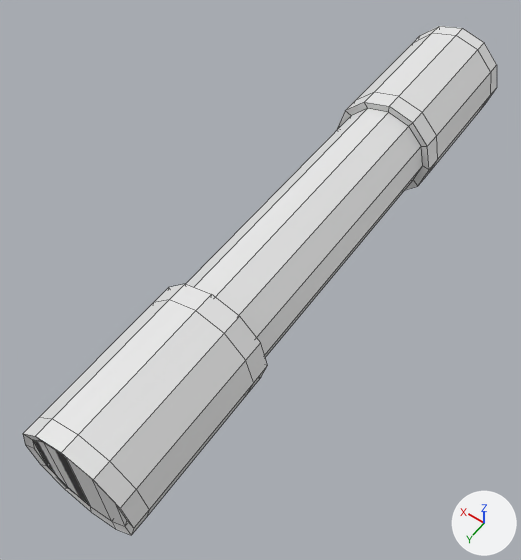
An edit to the FBX model bezpiecznik.fbx, drawn before and after from the same camera.
One viewpoint serves both versions: a 50 mm lens placed at (15.02, 8.51, 10.91), pointed at (20.25, 1.18, -0.61). The axes (+X, +Y, +Z) are drawn at lower right. The lights are the same throughout. Mesh edges are drawn as thin lines. Vertices at the same position are counted once.
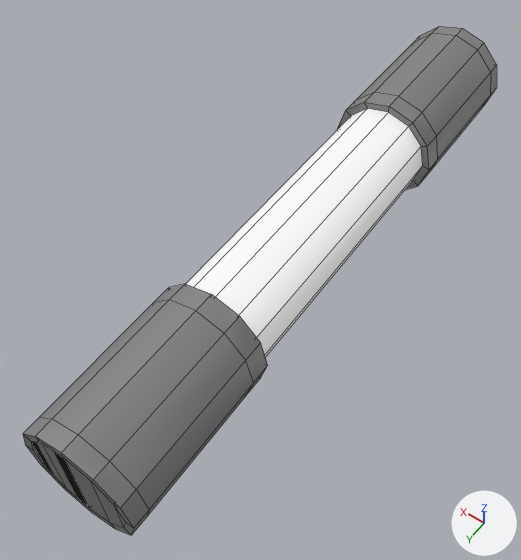
What differs and where, as boxes [x1, y1, x2, y2] in the pictures (521 x 560 px; the box of a moved part takes in the faces that stretch with it):
```json
{"part": 1, "of": "me_cylinder_004", "change": "moved or reshaped", "before": [23, 434, 134, 536], "after": [23, 434, 134, 536]}
{"part": 2, "of": "me_cylinder_004", "change": "recoloured", "before": [23, 26, 497, 534], "after": [23, 26, 497, 534], "on screen": "white to grey"}
```

Scene script edits in JSON lines:
```json
{"op": "add", "block": "mat_metalowe_elementy", "code": ["mat_metalowe_elementy = principled_material('metalowe elementy')", "mat_metalowe_elementy.base_color = (0.233, 0.233, 0.233)  # grey #858585"]}
{"op": "add", "block": "mat_plasstikowe_szybki", "code": ["mat_plasstikowe_szybki = principled_material('plasstikowe_szybki')", "mat_plasstikowe_szybki.base_color = (0.8, 0.8, 0.8)  # white #e7e7e7", "mat_plasstikowe_szybki.roughness = 0.259", "mat_plasstikowe_szybki.emission_color = (0.162, 0.162, 0.162)  # grey #707070", "mat_plasstikowe_szybki.emission_strength = 1.23"]}
{"block": "me_cylinder_004", "where": "# used by ob_cylinder_003; location = (0.0, 0.0, 0.0)"}
{"block": "me_cylinder_004", "where": "# verts and faces of me_cylinder_004; kept vertices keep their numbers, new ones are numbered from 192"}
{"block": "me_cylinder_004", "where": "# before: 72 (19.93, 6.52, 1.0) at pixel (65, 456), 73 (20.43, 6.52, 0.87) at pixel (43, 442), 74 (20.8, 6.52, 0.5) at pixel (32, 439), 76 (19.07, 6.52, 0.5) at pixel (114, 502), 77 (20.93, 6.52, 0.0) at pixel (34, 448)"}
{"block": "me_cylinder_004", "where": "# before: 78 (18.93, 6.52, 0.0) at pixel (126, 520), 80 (20.8, 6.52, -0.5) at pixel (47, 466), 81 (20.43, 6.52, -0.87) at pixel (67, 487), 83 (19.93, 6.52, -1.0) at pixel (90, 506), 85 (19.43, 6.52, -0.87) at pixel (111, 521)"}
{"block": "me_cylinder_004", "where": "# before: 86 (19.07, 6.52, -0.5) at pixel (124, 526), 89 (19.43, 6.52, 0.87) at pixel (92, 479)"}
{"op": "remove", "block": "me_cylinder_004", "code": "me_cylinder_004.from_pydata(...)  # 192 vertices, 194 faces; spans x 18.76..21.11, y -6.55..6.55, z -1.17..1.17"}
{"op": "add", "block": "me_cylinder_004", "code": "me_cylinder_004.from_pydata(...)  # 348 vertices, 338 faces; spans x 18.76..21.11, y -6.55..6.55, z -1.17..1.17"}
{"block": "me_cylinder_004", "change": "me_cylinder_004 part 1"}
{"op": "add", "block": "me_cylinder_004", "code": "for i in [72, 73, 74, 76, 77, 78, 80, 81, 83, 85, 86, 89]: verts[i] += (0.0, 0.03, 0.0)"}
{"block": "me_cylinder_004", "change": "me_cylinder_004 part 2: 182 faces spanning x 18.76..21.11, y -6.55..6.55, z -1.17..1.17 switch from no material to mat_metalowe_elementy (grey #858585)"}
{"op": "add", "block": "me_cylinder_004", "code": "me_cylinder_004.materials.append(mat_plasstikowe_szybki)  # white #e7e7e7"}
```
